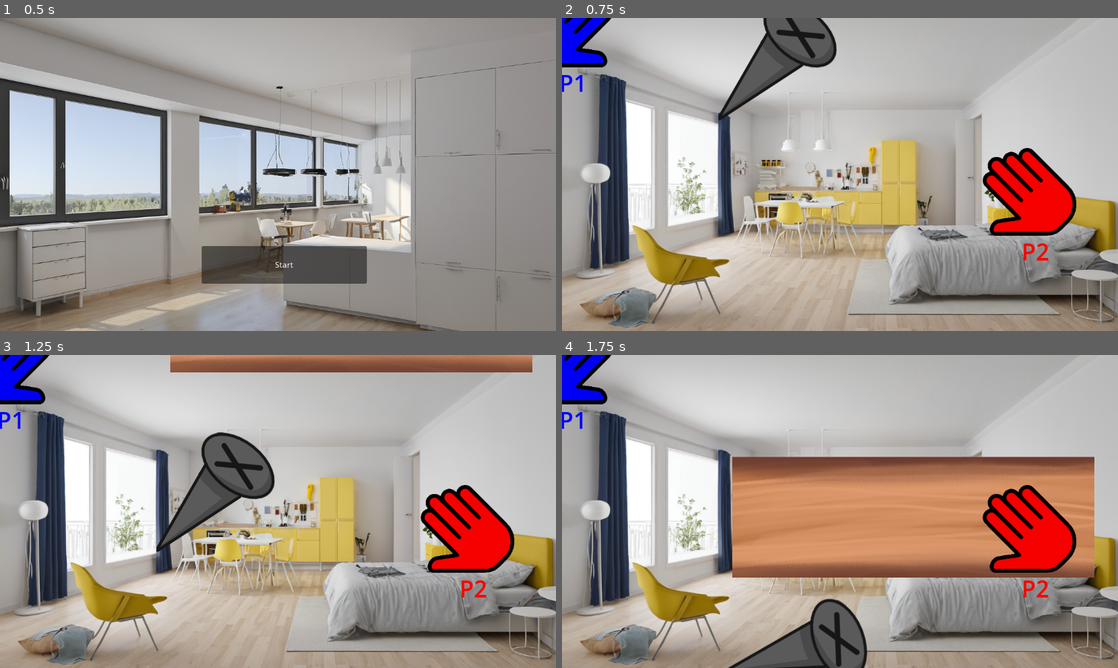
Above: before the commit, frames 1-4 (two rows, left to right).
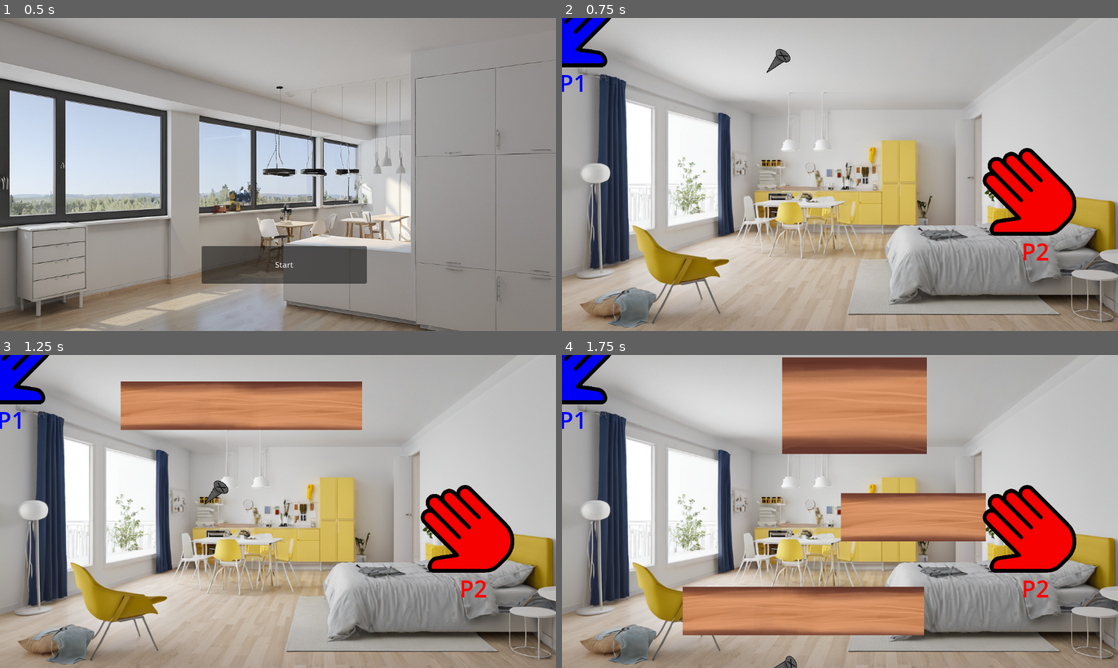
Above: after the commit, the same moments.

Repository: The-KTC/ikea_furniture_fun
Game: Godot game, scene res://start.tscn
The game is run twice, just before and just after one commit, with the same random seed, the same clock (stepped at 60 frames per second) and the same inputs.
Inputs:
- Up to frame 1 (0.5 s): no input
- Up to frame 2 (0.75 s): click "Start" at 0.5 s
- Up to frame 3 (1.25 s): no input
- Up to frame 4 (1.75 s): no input

Frame 1 is identical in both runs. In frame 2, 2.9% of the frame differs, in the area x 28-50%, y 0-33%; in frame 3, 14%; in frame 4, 36%, in the area x 21-96%, y 0-100%.

Commit message:
mehr bauteile

Diff:
--- /dev/null
+++ b/breitesbrett.tscn
@@ -0,0 +1,10 @@
+[gd_scene load_steps=3 format=3 uid="uid://dt6y4i0qvsmfb"]
+
+[ext_resource type="PackedScene" uid="uid://kb62dt0xx8qy" path="res://items.tscn" id="1_3nfak"]
+[ext_resource type="Texture2D" uid="uid://c8q7fqh15w5hy" path="res://sprites/DickesBrett.png" id="2_xjmjk"]
+
+[node name="breitesbrett" instance=ExtResource("1_3nfak")]
+
+[node name="Sprite2D" parent="." index="0"]
+scale = Vector2(0.4, 0.4)
+texture = ExtResource("2_xjmjk")
--- a/hand.gd
+++ b/hand.gd
@@ -34,7 +34,7 @@
 	if event.is_action_released(player+"-Right"):
 		velocity+=Vector2(-1,0)
 
-	if event.is_action_pressed(player+"-Auf-UndAblegen") && get_node("Area2D").get_overlapping_bodies().size()>0 && inHand == null:
+	if event.is_action_pressed(player+"-Auf-UndAblegen") && get_node("Area2D").get_overlapping_bodies().size()>0 && inHand == null && !get_node("Area2D").get_overlapping_bodies()[0].inHand :
 		inHand = get_node("Area2D").get_overlapping_bodies()[0]
 		inHand.InHand()
 		hatInHand = true
--- a/hand.tscn
+++ b/hand.tscn
@@ -25,7 +25,6 @@
 [node name="CollisionShape2D" type="CollisionShape2D" parent="Area2D"]
 position = Vector2(-9.76805, -9.84411)
 rotation = -0.224008
-scale = Vector2(1, 1)
 shape = SubResource("RectangleShape2D_61f28")
 
 [node name="Label" type="Label" parent="."]
--- a/items.gd
+++ b/items.gd
@@ -1,11 +1,14 @@
 extends RigidBody2D
 var gravity = 1
 var states = null
+var inHand = false
 
 func InHand():
 	self.gravity_scale = 0
+	inHand = true
 
 func OutHand(vec):
+	inHand = false
 	if states != null:
 		self.gravity_scale = 1
 		states.transform.origin = vec
--- a/items.tscn
+++ b/items.tscn
@@ -3,10 +3,11 @@
 [ext_resource type="Script" path="res://items.gd" id="1_de2ti"]
 
 [sub_resource type="RectangleShape2D" id="RectangleShape2D_gg5hb"]
-size = Vector2(257, 68)
+size = Vector2(300, 200)
 
 [node name="Items" type="RigidBody2D"]
 collision_layer = 2
+collision_mask = 3
 script = ExtResource("1_de2ti")
 
 [node name="Sprite2D" type="Sprite2D" parent="."]
--- /dev/null
+++ b/langesBrett.tscn
@@ -0,0 +1,16 @@
+[gd_scene load_steps=4 format=3 uid="uid://c6uot5fjakyq"]
+
+[ext_resource type="PackedScene" uid="uid://kb62dt0xx8qy" path="res://items.tscn" id="1_tcifl"]
+[ext_resource type="Texture2D" uid="uid://bfaox0vt7g432" path="res://sprites/langesBrett.png" id="2_uxdps"]
+
+[sub_resource type="RectangleShape2D" id="RectangleShape2D_ugy5u"]
+size = Vector2(500, 100)
+
+[node name="Items" instance=ExtResource("1_tcifl")]
+
+[node name="Sprite2D" parent="." index="0"]
+scale = Vector2(0.4, 0.4)
+texture = ExtResource("2_uxdps")
+
+[node name="CollisionShape2D" parent="." index="1"]
+shape = SubResource("RectangleShape2D_ugy5u")
--- a/level1.tscn
+++ b/level1.tscn
@@ -1,9 +1,11 @@
-[gd_scene load_steps=6 format=3 uid="uid://ci0oflngiymbc"]
+[gd_scene load_steps=8 format=3 uid="uid://ci0oflngiymbc"]
 
 [ext_resource type="Texture2D" uid="uid://c0yvqo62mdn1" path="res://UI/level1.png" id="1_7fyrc"]
 [ext_resource type="PackedScene" uid="uid://vua825pr3fsj" path="res://nagel.tscn" id="2_fnhkw"]
 [ext_resource type="PackedScene" uid="uid://d4bohhn7dd7wq" path="res://hand.tscn" id="2_l44ch"]
 [ext_resource type="PackedScene" uid="uid://08myf1y7t4mk" path="res://wood.tscn" id="4_mbipq"]
+[ext_resource type="PackedScene" uid="uid://c6uot5fjakyq" path="res://langesBrett.tscn" id="5_db2u1"]
+[ext_resource type="PackedScene" uid="uid://dt6y4i0qvsmfb" path="res://breitesbrett.tscn" id="6_82jt7"]
 
 [sub_resource type="WorldBoundaryShape2D" id="WorldBoundaryShape2D_dwnrj"]
 normal = Vector2(0.005, -0.99)
@@ -51,4 +53,11 @@
 [node name="Wood" parent="." instance=ExtResource("4_mbipq")]
 position = Vector2(728, -297)
 collision_layer = 3
-collision_mask = 3
+
+[node name="Items" parent="." instance=ExtResource("5_db2u1")]
+position = Vector2(500, -103)
+collision_mask = 1
+
+[node name="breitesbrett" parent="." instance=ExtResource("6_82jt7")]
+position = Vector2(606, -528)
+collision_mask = 1
--- a/nagel.tscn
+++ b/nagel.tscn
@@ -5,10 +5,14 @@
 
 [node name="Nagel" type="RigidBody2D"]
 collision_layer = 2
+collision_mask = 3
 script = ExtResource("1_bdec0")
 
 [node name="Sprite2D" type="Sprite2D" parent="."]
+z_index = 2
+scale = Vector2(0.2, 0.2)
 texture = ExtResource("3_d1rh8")
 
 [node name="CollisionPolygon2D" type="CollisionPolygon2D" parent="."]
+scale = Vector2(0.2, 0.2)
 polygon = PackedVector2Array(-125, 119, -25, -60, -25, -121, 26, -125, 124, -48, 119, -6, 54, 8)
--- a/project.godot
+++ b/project.godot
@@ -69,6 +69,7 @@
 P2-Auf-UndAblegen={
 "deadzone": 0.5,
 "events": [Object(InputEventKey,"resource_local_to_scene":false,"resource_name":"","device":-1,"window_id":0,"alt_press …(183 unchanged characters)…
+, Object(InputEventKey,"resource_local_to_scene":false,"resource_name":"","device":-1,"window_id":0,"alt_pressed":false,"shift_pressed":false,"ctrl_pressed":false,"meta_pressed":false,"pressed":false,"keycode":0,"physical_keycode":4194326,"key_label":0,"unicode":0,"echo":false,"script":null)
 ]
 }
 
--- a/wood.tscn
+++ b/wood.tscn
@@ -7,11 +7,13 @@
 size = Vector2(750, 251)
 
 [node name="Wood" instance=ExtResource("1_8japv")]
+collision_mask = 3
 
 [node name="Sprite2D" parent="." index="0"]
+scale = Vector2(0.4, 0.4)
 texture = ExtResource("2_6yler")
 
 [node name="CollisionShape2D" parent="." index="1"]
 position = Vector2(-2.38419e-07, -0.5)
-scale = Vector2(1, 1)
+scale = Vector2(0.4, 0.4)
 shape = SubResource("RectangleShape2D_y6so2")
